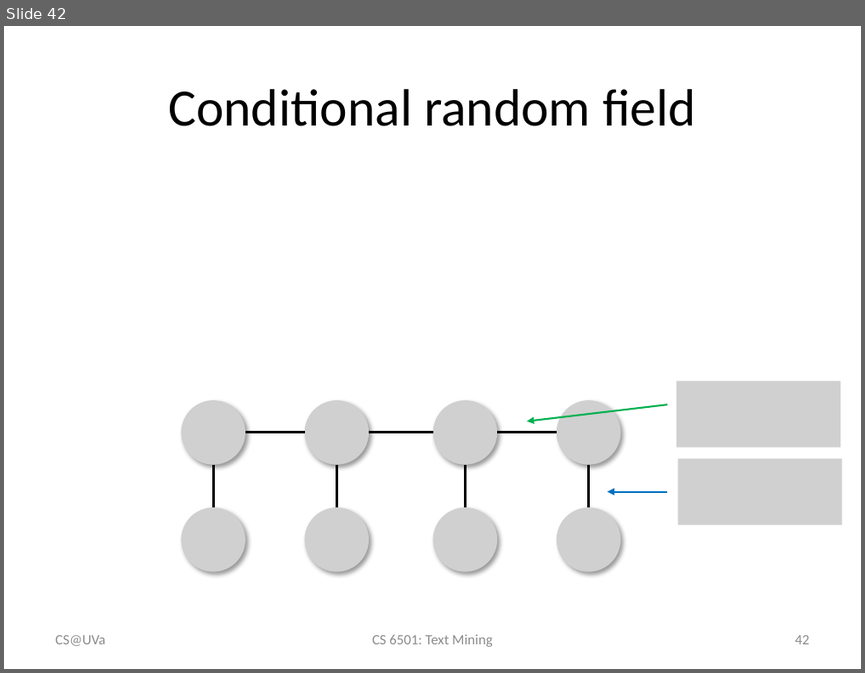
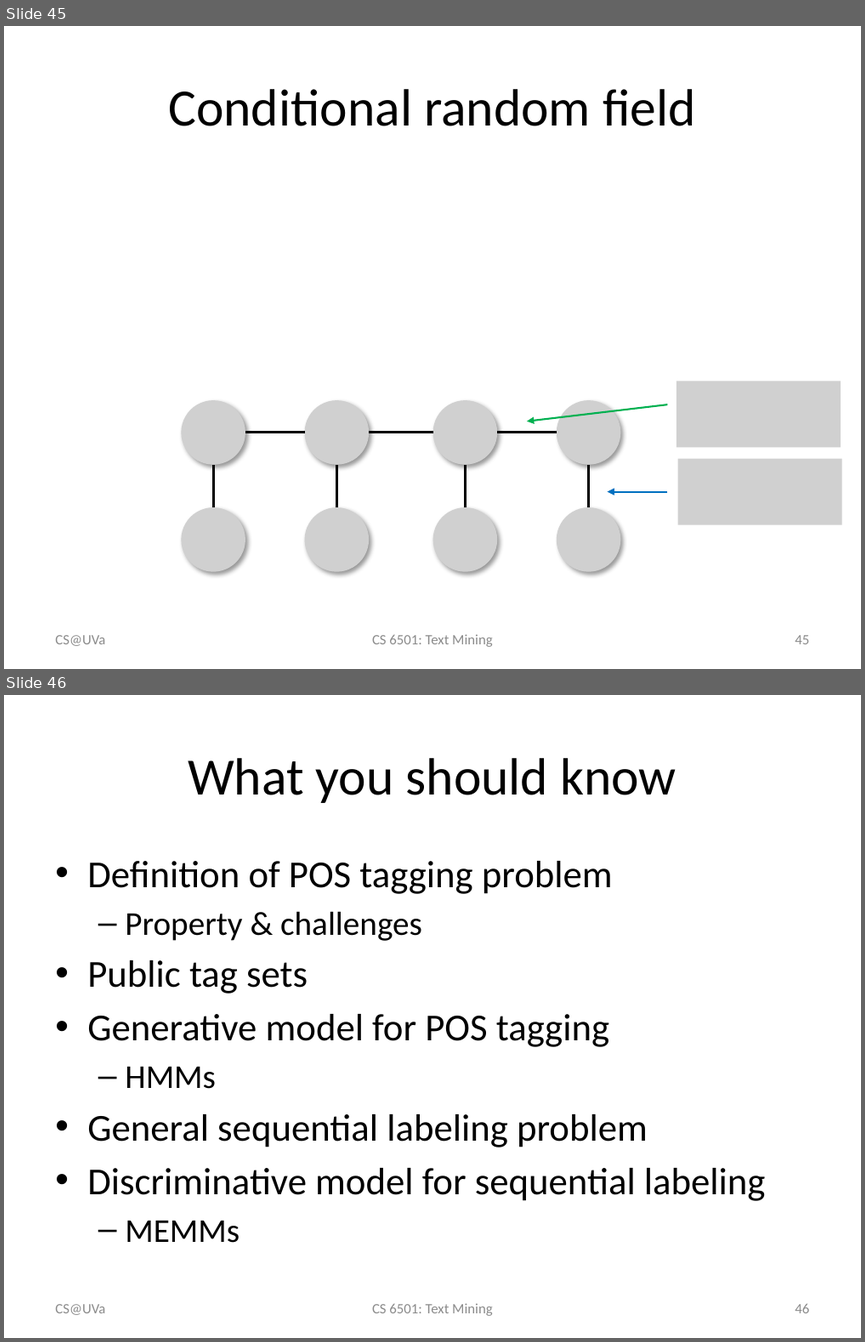
Before and after one commit to wang296/CS6501-Text-Mining, a slide deck: docs/POSTagging-SequenceLabeling.pptx. Shown one above the other, each under a label of ours: slide 42 before the commit, slides 45 and 46 after it. The pictures are 865x673 and 865x1342 pixels, drawn with LibreOffice and Linux fonts; fonts in the diff are those of the drawing; grey boxes stand for pictures. Boxes give left, top, right and bottom in pixels: in the first picture for what was removed or moved away, otherwise in the second. Text is boxed around its words. In the diff, an @@ line names an element or a change of style, - is before the commit and + after.

```diff
--- a/docs/POSTagging-SequenceLabeling.pptx
+++ b/docs/POSTagging-SequenceLabeling.pptx
@@ slide 46 added at box(4, 695, 861, 1338), background #FFFFFF @@
@@ title added at box(188, 758, 676, 803), 44 pt, text #000000 @@
+What you should know
@@ text added at box(87, 861, 766, 1242), 32 pt, text #000000 @@
+• Definition of POS tagging problem
+  – Property & challenges
+• Public tag sets
+• Generative model for POS tagging
+  – HMMs
+• General sequential labeling problem
+• Discriminative model for sequential labeling
+  – MEMMs
@@ text added at box(55, 1304, 105, 1315), 12 pt, text #8C8C8C @@
+CS@UVa
@@ text added at box(372, 1303, 493, 1315), 12 pt, text #8C8C8C @@
+CS 6501: Text Mining
@@ page number added at box(794, 1304, 809, 1313), 12 pt, text #8C8C8C @@
+46
@@ what was slide 42 is now slide 45 @@
@@ page number at box(794, 635, 809, 644): text changed @@
-42
+45
```
Also in this commit, not shown: 8 slides changed, 4 other slides added.
